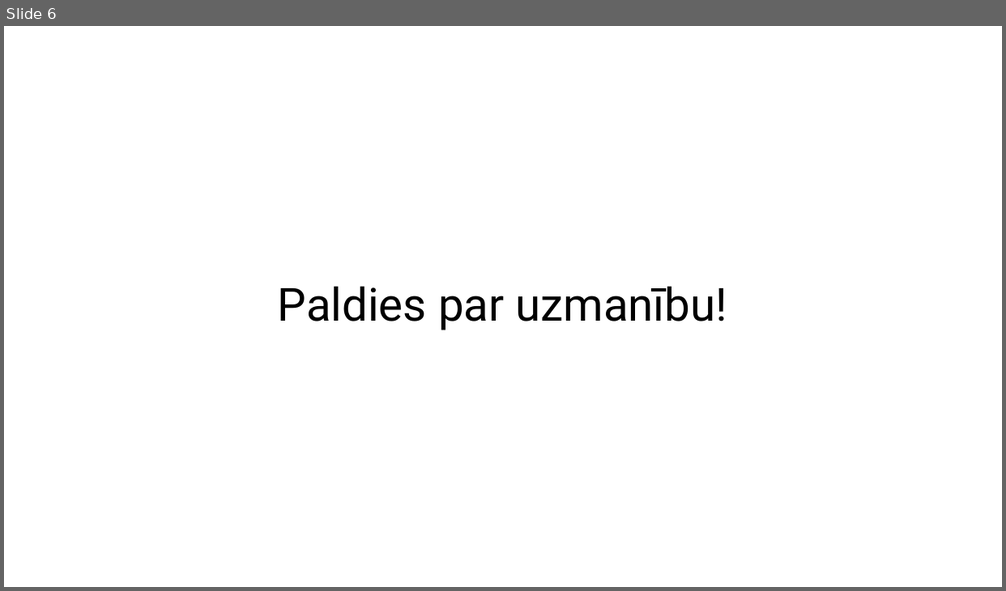
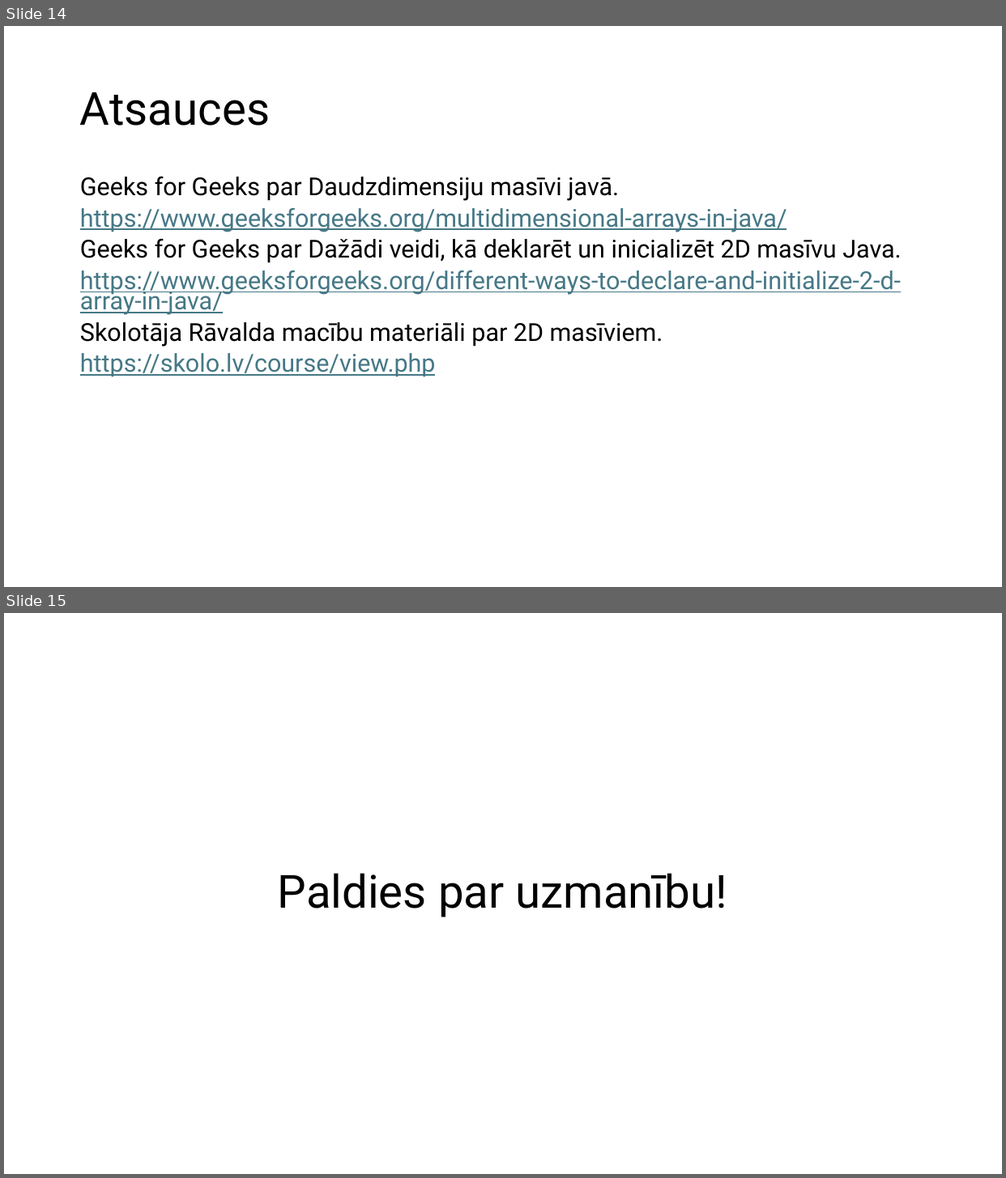
Before and after one commit to Andrejatsm/Eksamens, a slide deck: 2D Array.pptx. Shown one above the other, each under a label of ours: slide 6 before the commit, slides 14 and 15 after it. The pictures are 1006x591 and 1006x1178 pixels, drawn with LibreOffice and Linux fonts; fonts in the diff are those of the drawing. Boxes give left, top, right and bottom in pixels: in the first picture for what was removed or moved away, otherwise in the second. Text is boxed around its words. In the diff, an @@ line names an element or a change of style, - is before the commit and + after.

```diff
--- a/2D Array.pptx
+++ b/2D Array.pptx
@@ slide 14 added at box(4, 26, 1002, 587), background #FFFFFF @@
@@ title added at box(80, 92, 270, 126), 44 pt, text #000000 @@
+Atsauces
@@ text added at box(80, 176, 901, 377), 23.8 pt, text #467886, underline @@
+Geeks for Geeks par Daudzdimensiju masīvi javā.
+https://www.geeksforgeeks.org/multidimensional-arrays-in-java/
+Geeks for Geeks par Dažādi veidi, kā deklarēt un inicializēt 2D masīvu Java.
+https://www.geeksforgeeks.org/different-ways-to-declare-and-initialize-2-d-array-in-java/
+Skolotāja Rāvalda macību materiāli par 2D masīviem.
+https://skolo.lv/course/view.php
@@ what was slide 6 is now slide 15 @@
```
Also in this commit, not shown: 3 slides changed, 9 other slides added, 1 slide removed, 1 other file.
